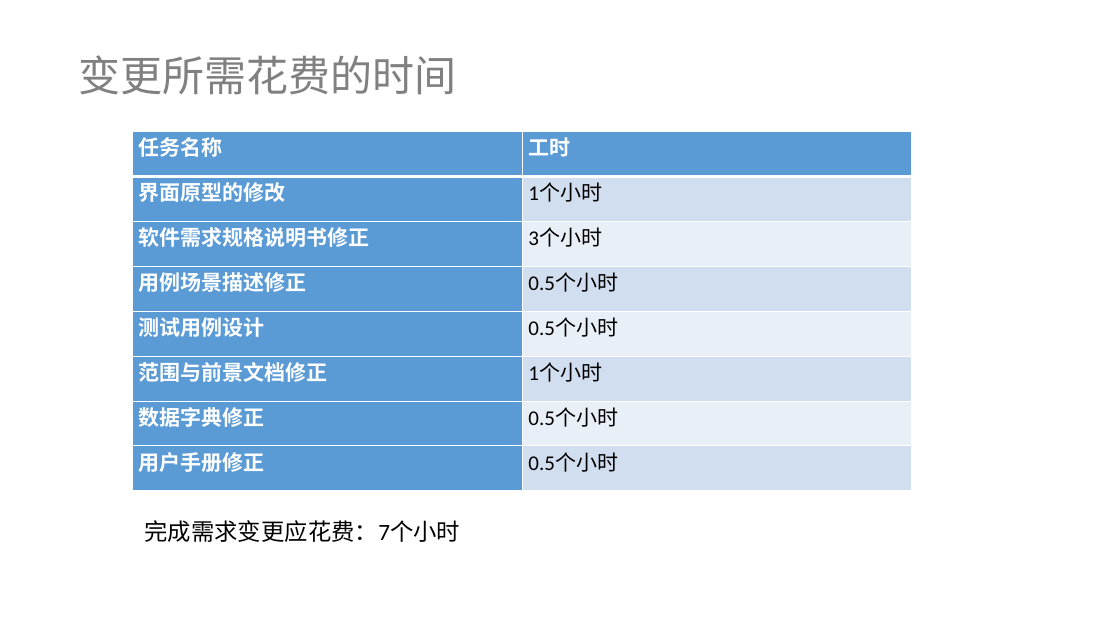
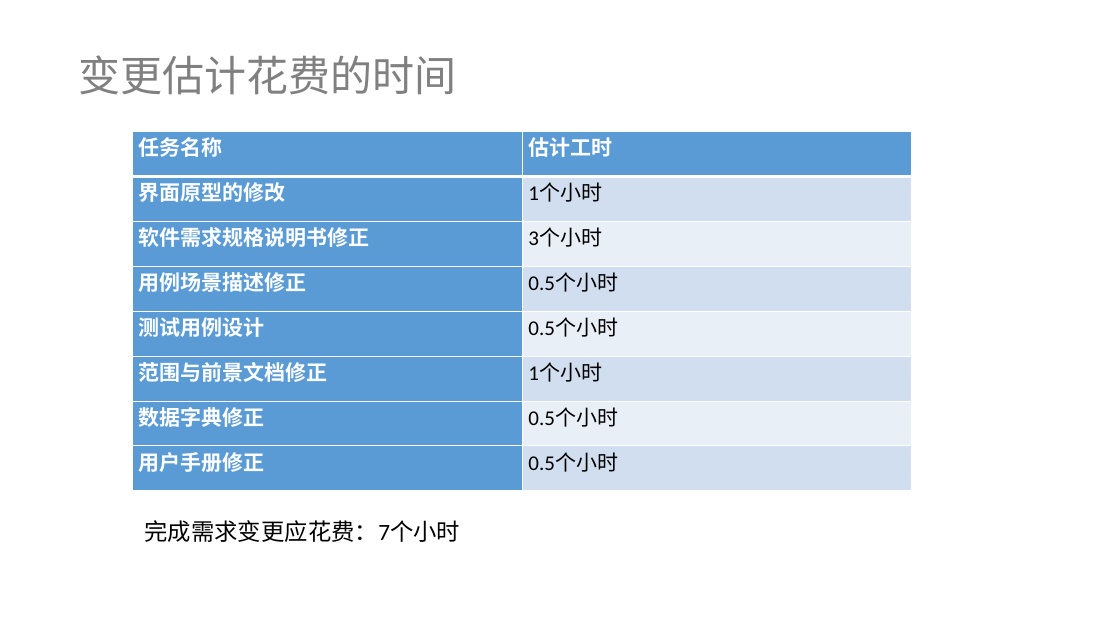
Before and after one commit to tzy502/G16, a slide deck: slide 9 of 需求变更/需求变更.pptx (slide 8 before the commit). Drawn at 1120x630 pixels with LibreOffice and Linux fonts; fonts in the diff are those of the drawing. Boxes give left, top, right and bottom in pixels: in the first picture for what was removed or moved away, otherwise in the second. Text is boxed around its words. In the diff, an @@ line names an element or a change of style, - is before the commit and + after.

```diff
--- a/需求变更/需求变更.pptx
+++ b/需求变更/需求变更.pptx
@@ text at <box>78,55,456,95</box>: text changed @@
-变更所需花费的时间
+变更估计花费的时间
@@ table at <box>133,132,912,492</box> @@
-row 1, column 2: 工时
+row 1, column 2: 估计工时
```
Also in this commit, not shown: 1 other slide changed, 2 slides added, 18 other files.
